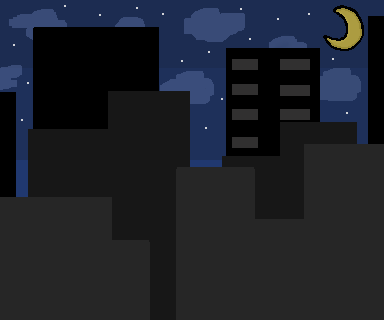
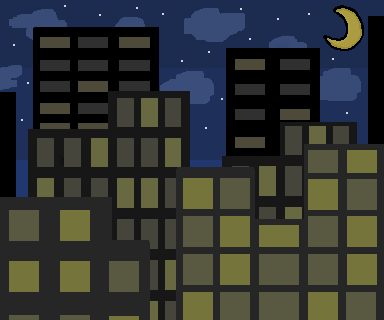
Layer changes from the first w=384, h=320 image to the second:
added layer "Layer 6" in group "front" over 9, 150, 377, 320
added layer "windows" in group "middle" over 220, 126, 349, 308
painted on "Layer 3" over 37, 98, 181, 320
painted on "Layer 4" over 40, 37, 310, 153
